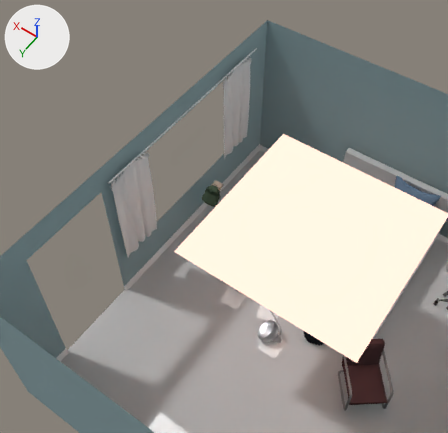
Before and after pictures for a commit that changed the Blender file 01-Models/mg-zimmer.blend.
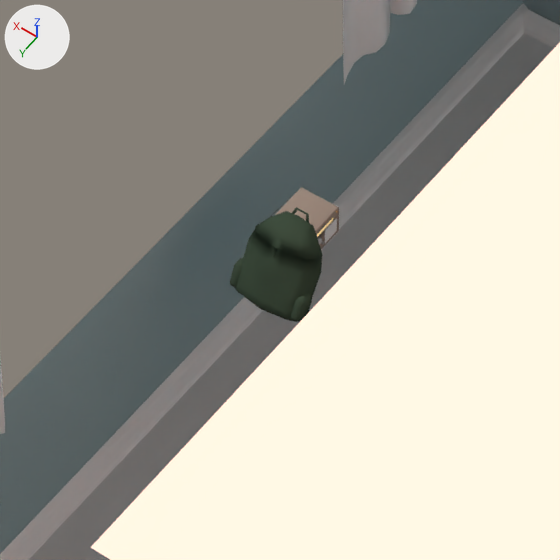
Each version is shown from a 50 mm camera at (-3.73, 3.6, 7.27) aimed at (-0.72, -0.61, 0.65), then close up on the part from 35% to 60% of the width and 33% to 59% of the height. Lighting does not change. The marker at upper left points along +X, +Y and +Z.

In view in the first close-up: 'Boden', 'Bodenleiste', 'Bodenleiste.002', 'Front', 'Plane', 'Radio', 'Rucksack', 'Vorhang'.
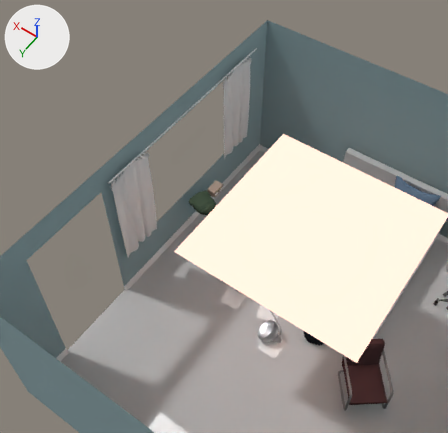
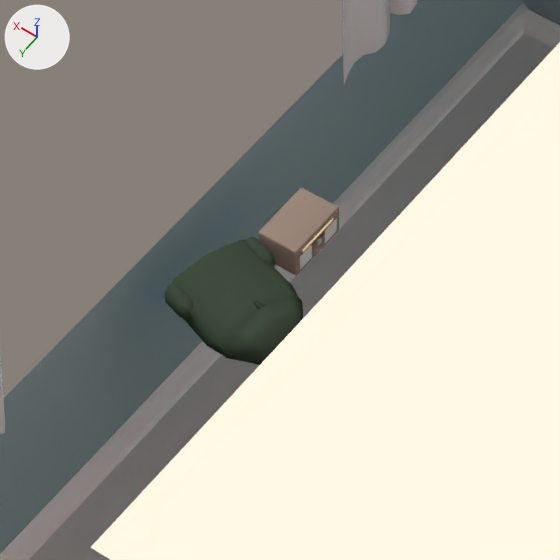
Pixel boxes (x1, y1, x2, y2) of what changed, in the close-ups (560 x 560 px):
'Rucksack', moved, turned, rescaled: before (230, 207, 323, 322); after (164, 237, 303, 365)
'Radio', unchanged, uncovered by the edit: before (269, 187, 339, 249); after (259, 187, 339, 275)

What the commit changed:
Object 'Rucksack' (ob_rucksack) moves from (-0.44, -0.725, 0.745) to (-0.355, -0.596, 0.698).
Object 'Rucksack' (ob_rucksack) turns from (0, 63, 90) to (0, 0, -16) degrees about x, y and z.
Object 'Rucksack' (ob_rucksack) is rescaled from (0.111, 0.111, 0.111) to (0.144, 0.144, 0.144).
